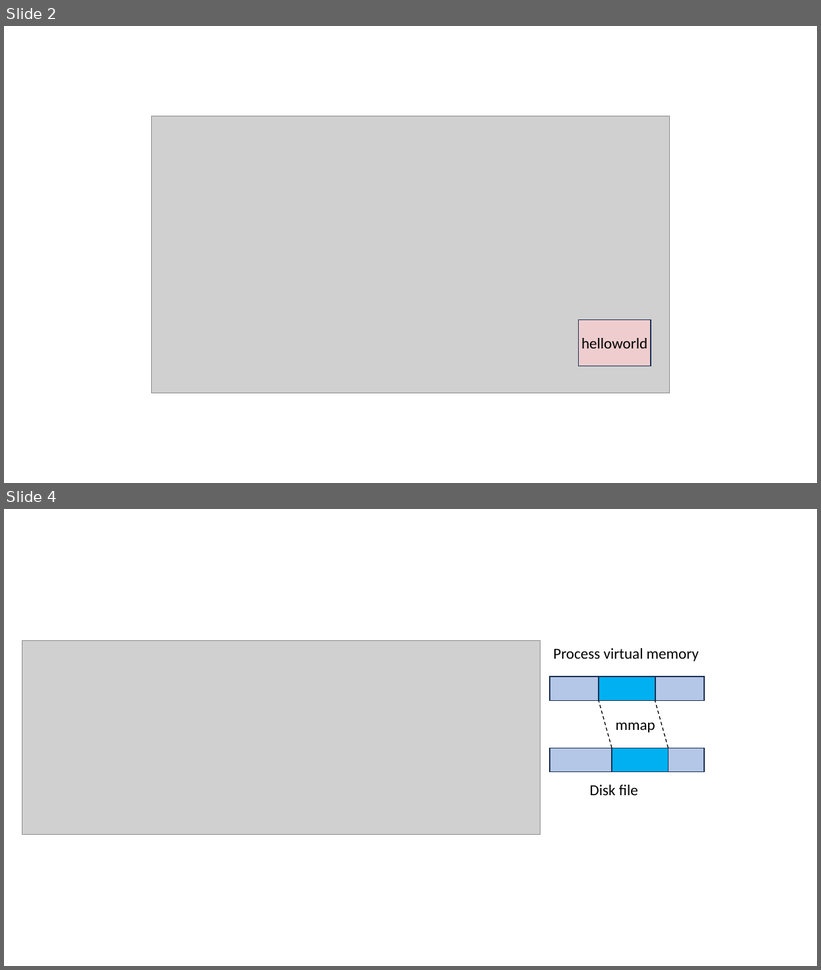
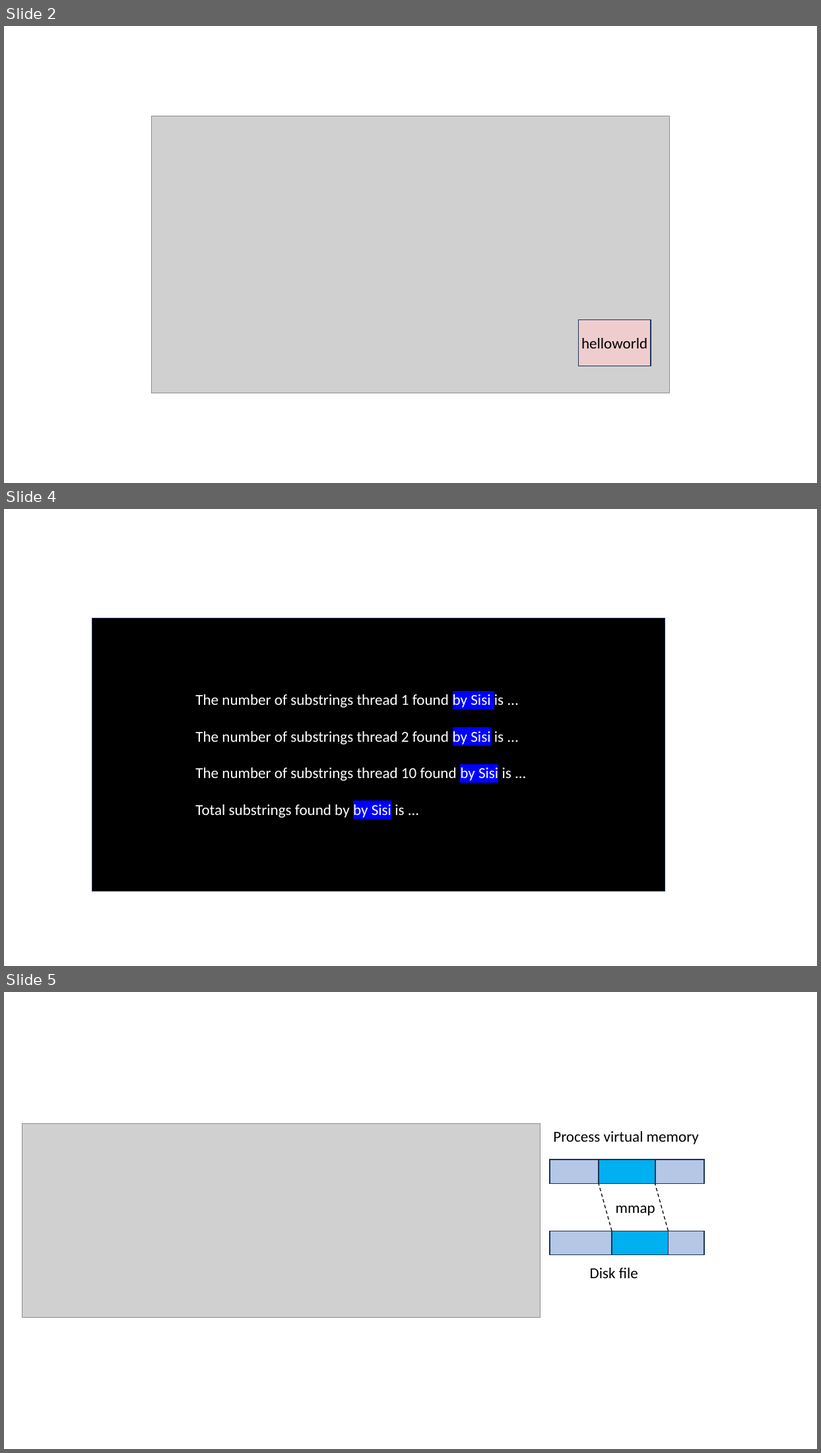
Before and after one commit to kevinsuo/kevinsuo.github.io, a slide deck: teaching/2025Spring/3502/Project/project1.pptx. Shown one above the other, each under a label of ours: slides 2 and 4 before the commit, slides 2, 4 and 5 after it; the slides between them are not shown. The pictures are 821x970 and 821x1453 pixels, drawn with LibreOffice and Linux fonts; fonts in the diff are those of the drawing; grey boxes stand for pictures. Boxes give left, top, right and bottom in pixels: in the first picture for what was removed or moved away, otherwise in the second. Text is boxed around its words. In the diff, an @@ line names an element or a change of style, - is before the commit and + after.

```diff
--- a/teaching/2025Spring/3502/Project/project1.pptx
+++ b/teaching/2025Spring/3502/Project/project1.pptx
@@ slide 4 added at (x1=4, y1=509, x2=817, y2=966), background #FFFFFF @@
@@ rectangle added at (x1=92, y1=618, x2=665, y2=891), fill #000000, outline #1E3256 1 pt @@
@@ text added at (x1=195, y1=694, x2=512, y2=818), 18 pt, text #FFFFFF @@
+The number of substrings thread 1 found by Sisi is ...
+The number of substrings thread 2 found by Sisi is ...
+The number of substrings thread 10 found by Sisi is ...
+Total substrings found by by Sisi is ...
@@ what was slide 4 is now slide 5 @@
```
Also in this commit, not shown: 2 other files.
